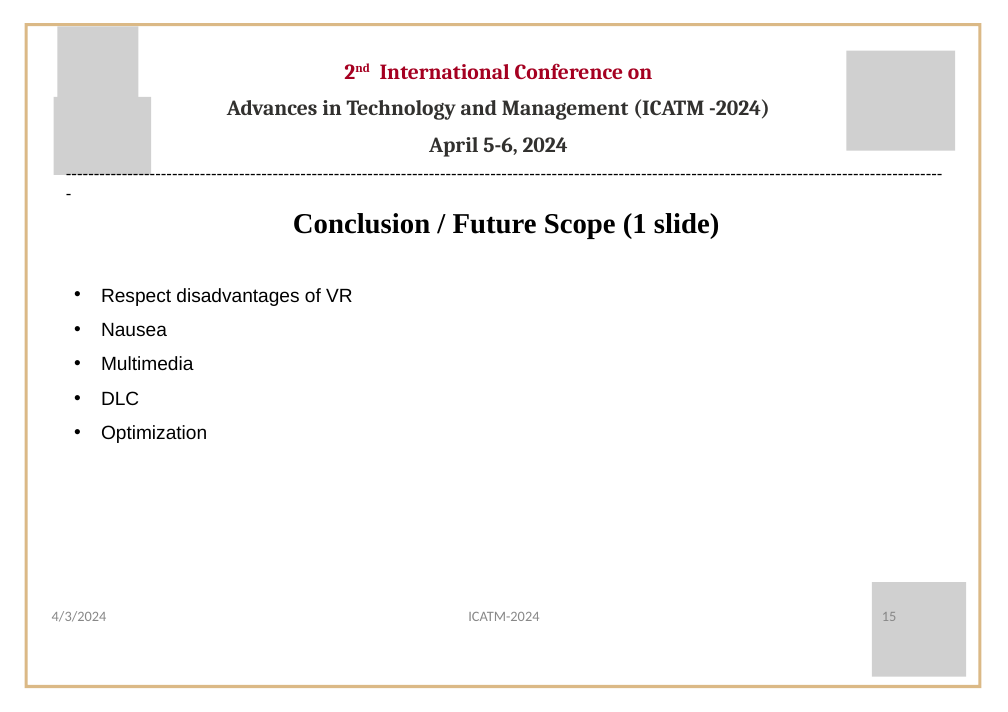
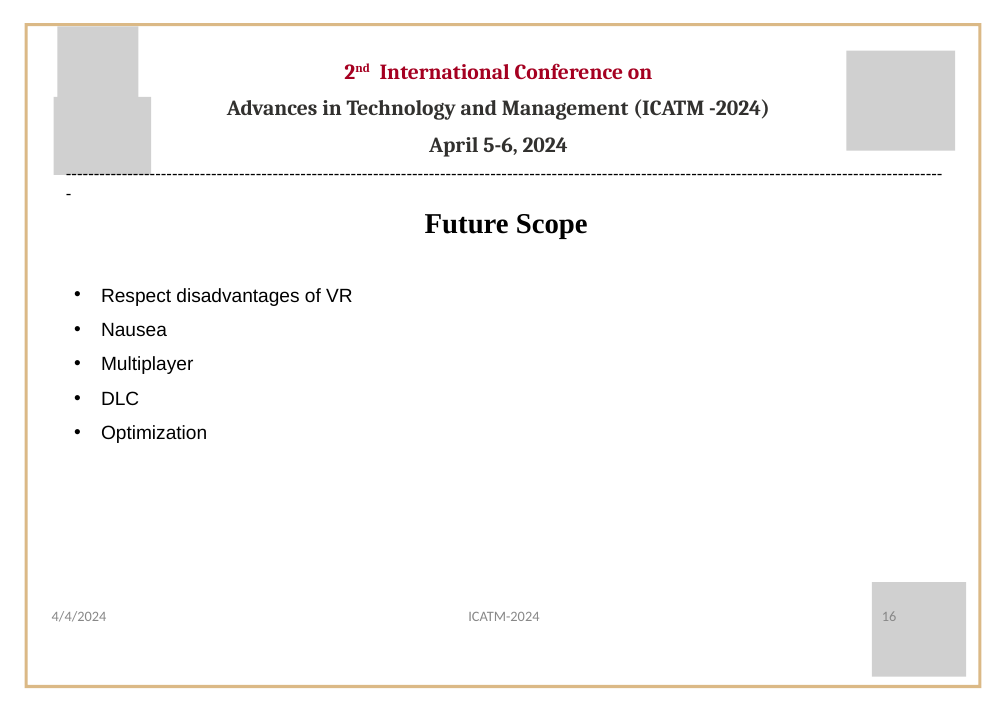
Before and after one commit to ShrutiSabbanii/VRHorror, a slide deck: slide 16 of ICATM/ICATM-2024 presenation template.pptx (slide 15 before the commit). Drawn at 1008x712 pixels with LibreOffice and Linux fonts; fonts in the diff are those of the drawing; grey boxes stand for pictures; background and template pictures are left out. Boxes give left, top, right and bottom in pixels: in the first picture for what was removed or moved away, otherwise in the second. Text is boxed around its words. In the diff, an @@ line names an element or a change of style, - is before the commit and + after.

```diff
--- a/ICATM/ICATM-2024 presenation template.pptx
+++ b/ICATM/ICATM-2024 presenation template.pptx
@@ text at box(425, 214, 588, 239): text changed @@
-Conclusion / Future Scope (1 slide)
+Future Scope
@@ text at box(101, 356, 193, 374): text changed @@
-• Multimedia
+• Multiplayer
@@ text at box(52, 611, 107, 622): text changed @@
-4/3/2024
+4/4/2024
```
Also in this commit, not shown: 16 other slides changed, 1 slide added, 14 other files.
